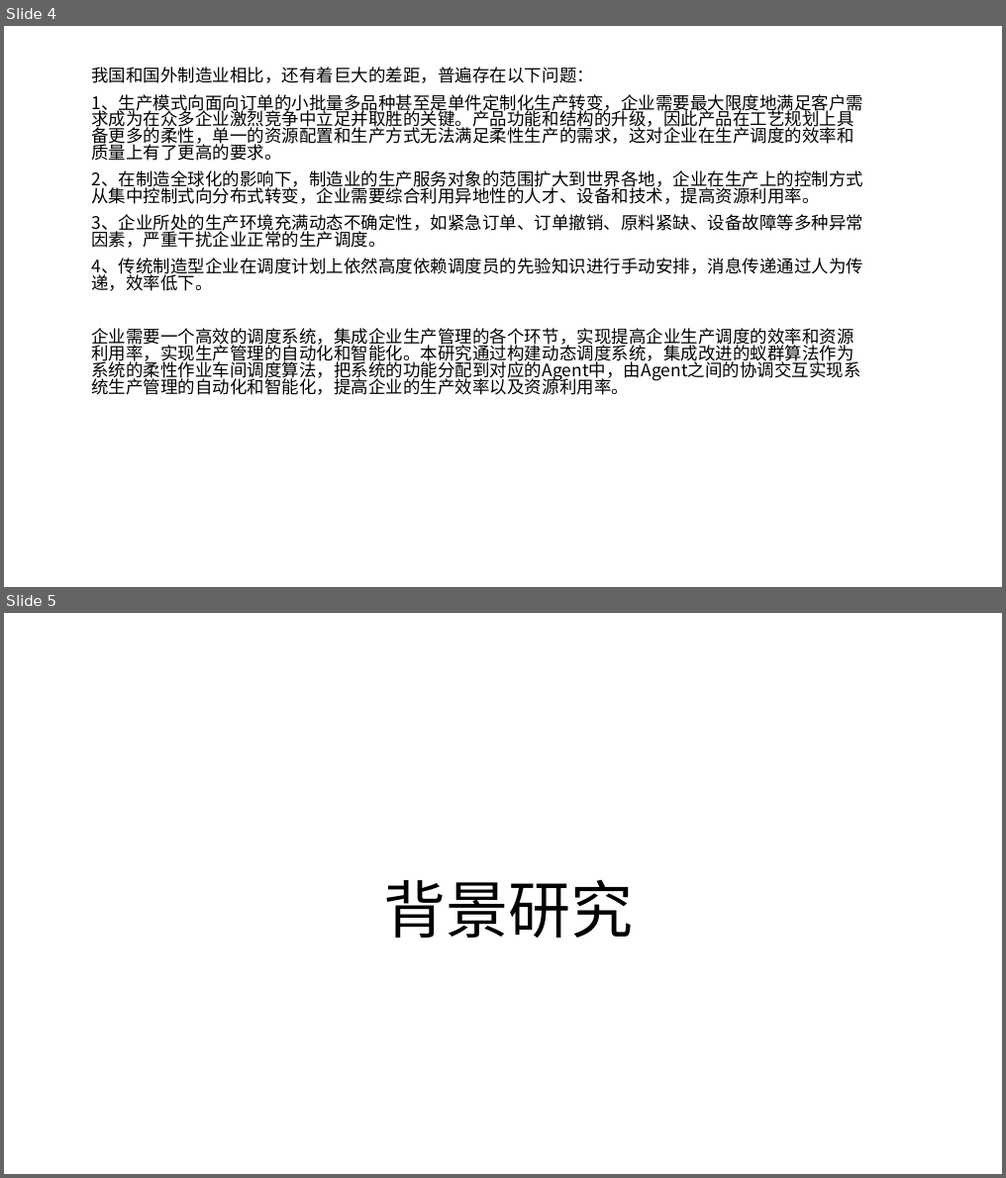
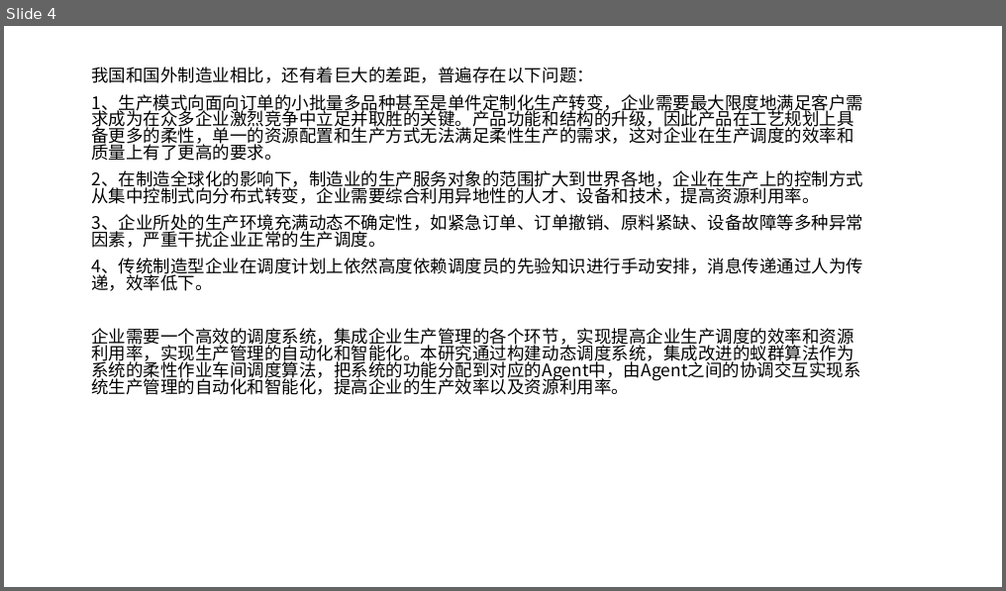
Before and after one commit to WeileLiang/FinalPro, a slide deck: 毕业答辩PPT/新建 Microsoft PowerPoint 演示文稿.pptx. Shown one above the other, each under a label of ours: slides 4 and 5 before the commit, slide 4 after it. The pictures are 1006x1178 and 1006x591 pixels, drawn with LibreOffice and Linux fonts; fonts in the diff are those of the drawing. Boxes give left, top, right and bottom in pixels: in the first picture for what was removed or moved away, otherwise in the second. Text is boxed around its words. In the diff, an @@ line names an element or a change of style, - is before the commit and + after.

```diff
--- a/毕业答辩PPT/新建 Microsoft PowerPoint 演示文稿.pptx
+++ b/毕业答辩PPT/新建 Microsoft PowerPoint 演示文稿.pptx
@@ slide 5 removed at (4, 613, 1002, 1174), background #FFFFFF @@
@@ title removed at (383, 880, 633, 938) @@
-背景研究
```
Also in this commit, not shown: 27 slides added, 30 other files.
